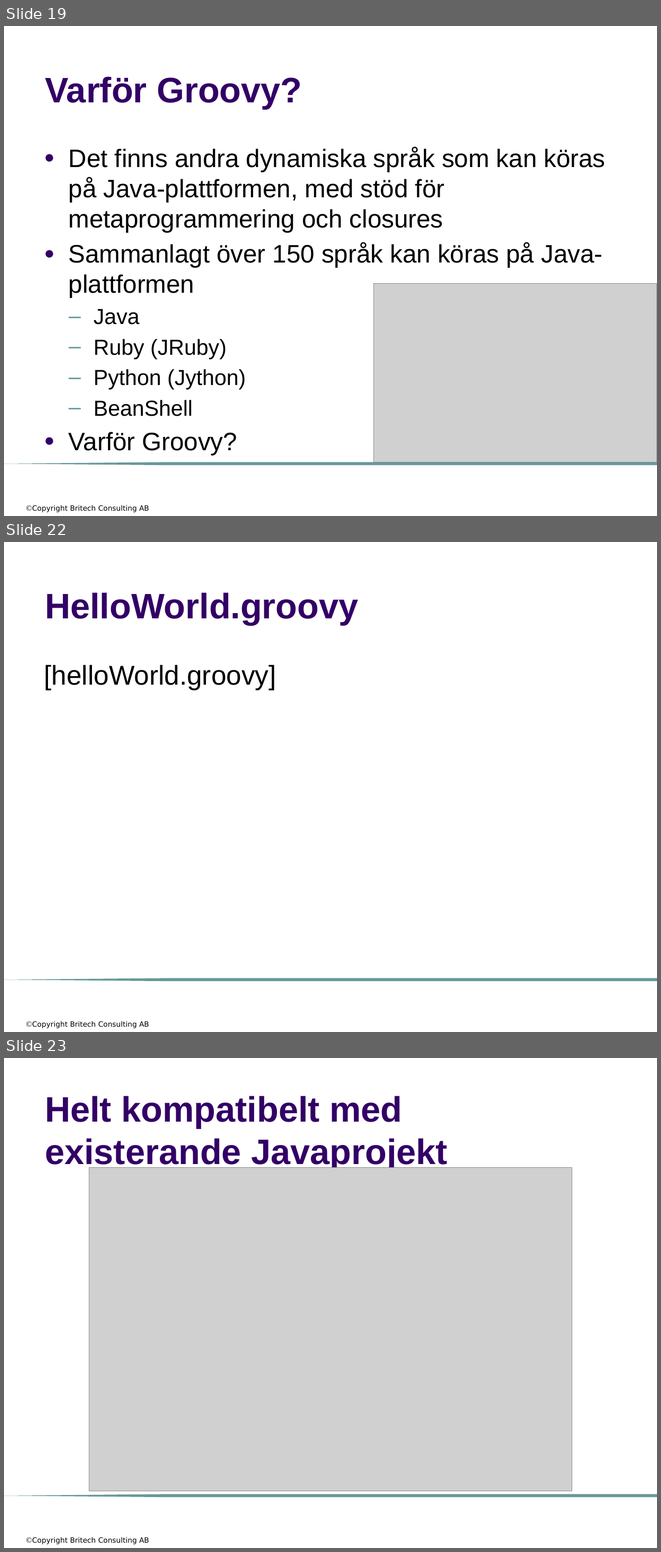
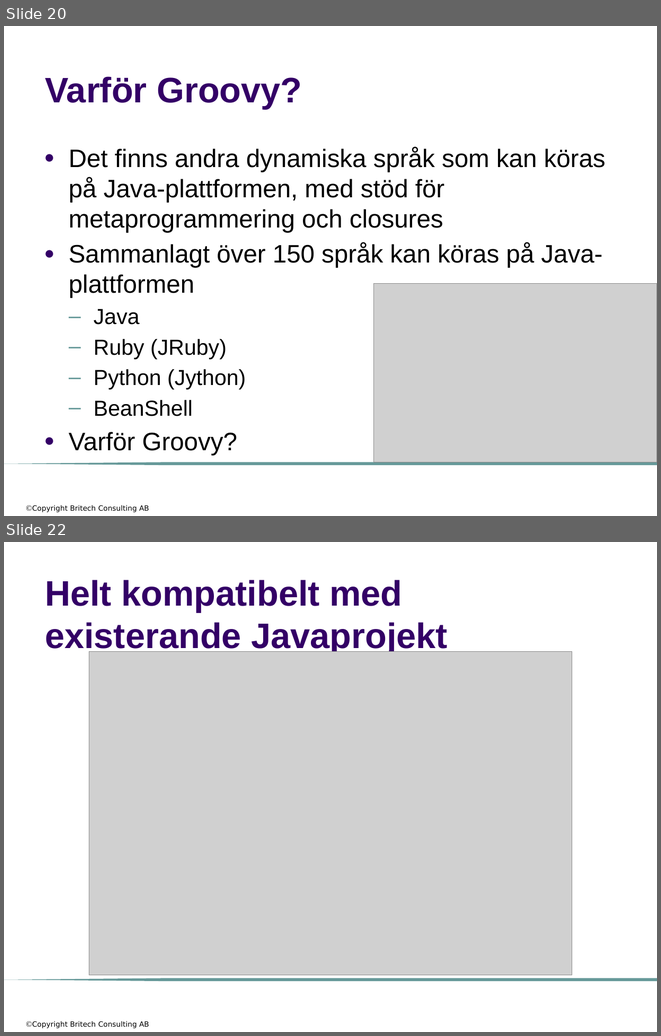
Before and after one commit to me97esn/groovyseminarium, a slide deck: groovyseminarie/dokument/groovyseminarium_source_w_logo.pptx. Shown one above the other, each under a label of ours: slides 19, 22 and 23 before the commit, slides 20 and 22 after it; the slides between them are not shown. The pictures are 661x1552 and 661x1036 pixels, drawn with LibreOffice and Linux fonts; fonts in the diff are those of the drawing; grey boxes stand for pictures; background and template pictures are left out. Boxes give left, top, right and bottom in pixels: in the first picture for what was removed or moved away, otherwise in the second. Text is boxed around its words. In the diff, an @@ line names an element or a change of style, - is before the commit and + after.

```diff
--- a/groovyseminarie/dokument/groovyseminarium_source_w_logo.pptx
+++ b/groovyseminarie/dokument/groovyseminarium_source_w_logo.pptx
@@ slide 22 removed at (x1=4, y1=542, x2=657, y2=1032), background #FFFFFF; not listed: 2 template elements that a slide beside it also shows @@
@@ title removed at (x1=45, y1=592, x2=358, y2=625) @@
-HelloWorld.groovy
@@ text removed at (x1=44, y1=664, x2=276, y2=690) @@
-[helloWorld.groovy]
@@ what was slide 19 is now slide 20 @@
@@ what was slide 23 is now slide 22 @@
```
Also in this commit, not shown: 8 slides changed, 1 slide added, 2 other slides removed, 5 other files.
